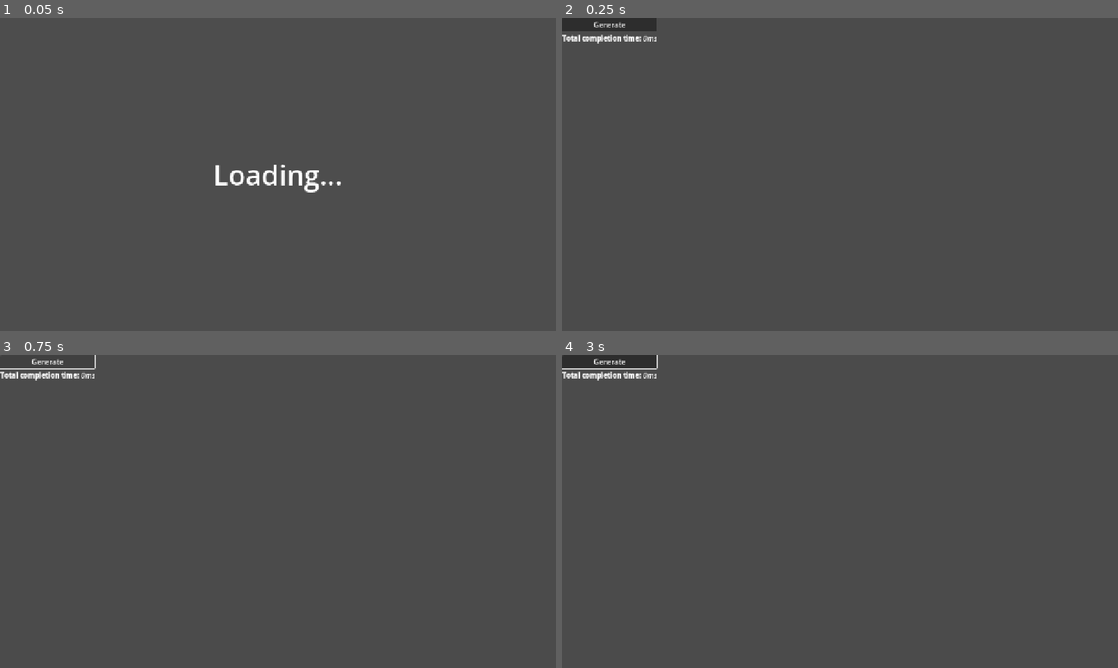
Above: before the commit, frames 1-4 (two rows, left to right).
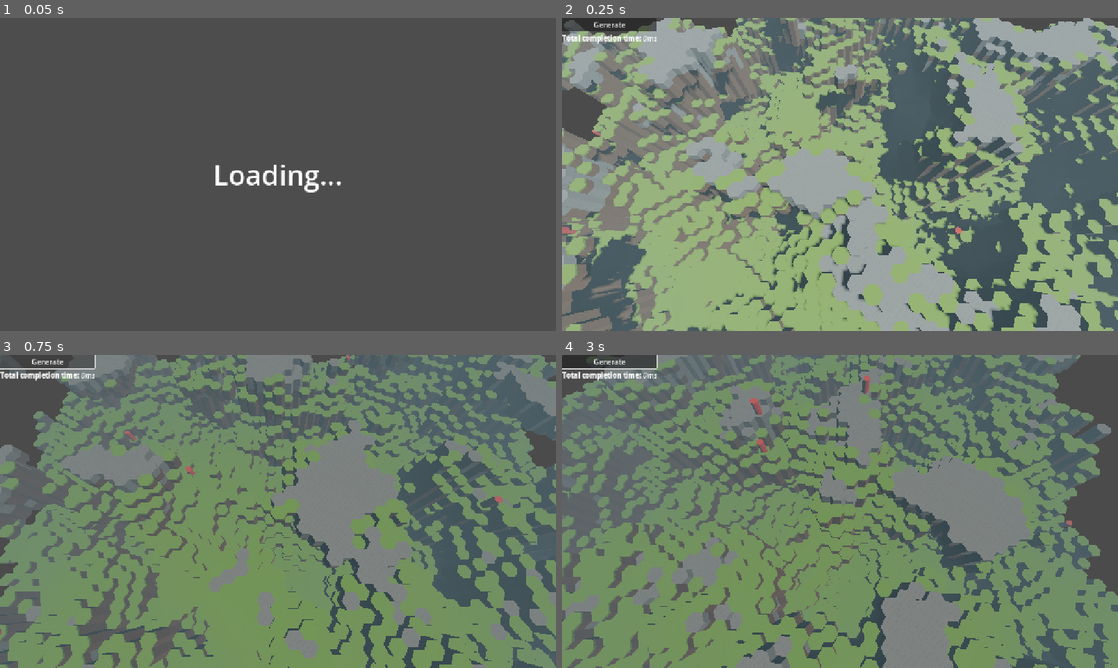
Above: after the commit, the same moments.

Repository: nornaro/VoxelsBeta
Game: Godot game, scene res://scenes/loading_scene.tscn
The game is run twice, just before and just after one commit, with the same random seed, the same clock (stepped at 60 frames per second) and the same inputs.
Inputs (mouse positions are in pixels of both pictures, inside the frame that each line leads up to):
- Up to frame 1 (0.05 s): no input
- Up to frame 2 (0.25 s): no input
- Up to frame 3 (0.75 s): click "Generate" at 0.5 s
- Up to frame 4 (3 s): tap Enter at 1.25 s; move the mouse to (962, 495) at 1.27 s; hold D (MoveRight) 1.28-2.03 s; click (962, 495) at 1.35 s; move the mouse to (728, 527) at 2.02 s; hold S (MoveBackwards) 2.03-2.78 s; right-click (728, 527) at 2.1 s; move the mouse to (895, 442) at 2.77 s; hold D (MoveRight) from 2.78 s (still down); hold Q (RotateCameraLeft) from 2.78 s (still down)

Frame 1 is identical in both runs. In frame 2, 82% of the frame differs, in the area x 0-100%, y 0-100%; in frame 3, 77%; in frame 4, 79%.
Error before the commit: Invalid access to property or key 'noise_caps' on a base object of type 'Resource (GenerationSettings)'. (res://scripts/WorldGen/Voxel/voxel_generator.gd:35)

Commit message:
process voxels function

Diff:
--- a/scripts/WorldGen/Voxel/voxel_generator.gd
+++ b/scripts/WorldGen/Voxel/voxel_generator.gd
@@ -21,6 +21,7 @@
 	Vector3(-0.5, 0.0, -0.866)  # Top-left
 	]
 
+
 func generate_chunk(_map : Array[Voxel], interval) -> Mesh:
 	map = _map
 	settings = WorldMap.world_settings
@@ -28,13 +29,12 @@
 	var indices = PackedInt32Array()
 	var uvs = PackedVector2Array()
 
-	determine_air_voxels()
-	var shape_passes = shape_geometry()
-	print("Correction passes: ", shape_passes.x, ". Total voxels removed: ", shape_passes.y)
-	interval["Shaping -- "] = Time.get_ticks_msec()
-	print("vg settings noise caps..", settings.noise_caps)
+	var process_vector = process_voxels()
+	print("Correction passes: ", process_vector.x, ". Total voxels removed: ", process_vector.y)
+	interval["Processing Voxels total -- "] = Time.get_ticks_msec()
+
 	for voxel in map:
-		determine_voxel_type(voxel)
+		assign_type(voxel)
 		var prism = build_hex_prism(voxel)
 		var v_offset = verts.size() # start at last indice to not overwrite old ones
 		verts.append_array(prism.verts)
@@ -64,20 +64,91 @@
 	return surface.commit()
 
 
-func determine_voxel_type(voxel: Voxel):
+func process_voxels() -> Vector2i:
+	# Prepare counters
+	var passes = 0
+	var total_removed = 0
+
+	for voxel in map: # do this once
+		normalize_voxel_noise(voxel)
+		assign_air_probability(voxel)
+		map_dict[voxel.grid_position_xyz] = voxel
+
+	while passes < 20:
+		var removed = 0
+		for i in range(map.size()):
+			var voxel = map[i]
+			if voxel.type != VoxelData.voxel_type.AIR:
+				if apply_shaping_rules(voxel):
+					removed += 1
+		if removed < 1:
+			break
+		total_removed += removed
+		passes += 1
+
+	return Vector2i(passes, total_removed)
+
+
+func normalize_voxel_noise(voxel: Voxel):
+	# Normalize noise to [0,1] based on min/max
+	var n = voxel.noise
+	var min_n = WorldMap.noise_range.x
+	var max_n = WorldMap.noise_range.y
+	var normalized = clamp((n - min_n) / (max_n - min_n), 0.0, 0.9999)
+	voxel.noise = normalized
+
+
+func assign_air_probability(voxel: Voxel) -> void:
+	var noise_contribution : float = voxel.noise
+	var y : float = voxel.grid_position_xyz.y
+	var normalized_height : float = clampf(y / settings.max_height, 0.0, 1.0)
+
+	var combined_probability : float = (1.0 - settings.noise_height_bias) * noise_contribution \
+									 + settings.noise_height_bias * normalized_height
+	voxel.air_probability = clampf(combined_probability, 0.0, 1.0)
+
+
+func apply_shaping_rules(prism) -> bool:
+	# Convert to air
+	if prism.air_probability > settings.ground_to_air_ratio and prism.grid_position_xyz.y > 0:
+		prism.type = VoxelData.voxel_type.AIR
+		return true
+
+	# Flatten buffer
+	if prism.buffer and settings.flat_buffer and prism.grid_position_xyz.y > 0:
+		prism.type = VoxelData.voxel_type.AIR
+		return true
+
+	# Remove overhang
+	if settings.remove_overhang:
+		var below = prism.grid_position_xyz
+		below.y -= 1
+		if below.y >= 1 and air_at_pos(below):
+			prism.type = VoxelData.voxel_type.AIR
+			return true
+
+	# Terrace shaping
+	if settings.terrace_steps >= 1:
+		var table = VoxelData.get_tile_neighbor_table(prism.grid_position_xz.x)
+		for dir in table:
+			var neighbor_pos = Vector3i(prism.grid_position_xyz.x + dir.x,
+										prism.grid_position_xyz.y - settings.terrace_steps,
+										prism.grid_position_xyz.z + dir.y)
+			if air_at_pos(neighbor_pos):
+				prism.type = VoxelData.voxel_type.AIR
+				return true
+
+	return false
+
+
+func assign_type(voxel: Voxel):
 	if voxel.type == VoxelData.voxel_type.AIR:
 		return
 
 	var tiles = VoxelData.tile_map.size()
 	var n = voxel.noise
 
-	# Normalize noise to [0,1] based on min/max
-	var min_n = settings.noise_caps.x
-	var max_n = settings.noise_caps.y
-	var norm = clamp((n - min_n) / (max_n - min_n), 0.0, 0.9999)
-	#print("n:", n, " min:", min_n, " max:", max_n, " norm:", norm)
-
-	var enum_index = int(floor(norm * float(tiles)))
+	var enum_index = int(floor(n * float(tiles)))
 	if enum_index == 0: # turn air into something else
 		enum_index = 3 # Stone, could also be randomized
 
@@ -96,92 +167,6 @@
 	voxel.type = enum_index as VoxelData.voxel_type
 
 
-func determine_air_voxels():
-	# Find min and max noise
-	var min_noise = 999999
-	var max_noise = -999999
-	for i in range(map.size()):
-		var voxel = map[i]
-		if voxel.noise < min_noise:
-			min_noise = voxel.noise
-		elif voxel.noise >= max_noise:
-			max_noise = voxel.noise
-
-	# calculate probabilities, take noise and height into account
-	for voxel in map:
-		var noise_contribution : float = (voxel.noise - min_noise) / (max_noise - min_noise)
-		var y : float = voxel.grid_position_xyz.y
-		var normalized_height : float = clampf(y / settings.max_height, 0.0, 1.0)
-		var combined_probability : float = (1.0 - settings.noise_height_bias) * noise_contribution + settings.noise_height_bias * normalized_height
-		voxel.air_probability = clampf(combined_probability, 0.0, 1.0)
-		map_dict[voxel.grid_position_xyz] = voxel
-
-
-func shape_geometry() -> Vector2i:
-	var passes = 0
-	var remove = 0
-	var total = 0
-	var bytes : PackedByteArray
-	bytes.resize(map.size())
-	bytes.fill(0) #0 is solid, 1 is air
-
-	while true:
-		# Adjust all solid voxels
-		for i in range(map.size()):
-			if bytes[i] == 1:
-				continue
-
-			#Convert to air
-			var prism = map[i]
-			if prism.air_probability > settings.ground_to_air_ratio and prism.grid_position_xyz.y > 0:
-				prism.type = VoxelData.voxel_type.AIR
-				remove += 1
-				bytes[i] = 1
-				continue
-
-			# Flatten buffer
-			if prism.buffer and settings.flat_buffer:
-				if prism.grid_position_xyz.y > 0:
-					prism.type = VoxelData.voxel_type.AIR
-					remove += 1
-					bytes[i] = 1
-					continue
-
-			# Ensure no overhang
-			var neighbor_pos : Vector3i = prism.grid_position_xyz
-			if settings.remove_overhang:
-				neighbor_pos.y -= 1
-				if neighbor_pos.y < 1:
-					continue
-				if air_at_pos(neighbor_pos):
-					prism.type = VoxelData.voxel_type.AIR
-					remove += 1
-					bytes[i] = 1
-					continue
-
-			# Ensure terrace
-			if settings.terrace_steps < 1:
-				continue
-			var table = VoxelData.get_tile_neighbor_table(prism.grid_position_xz.x)
-			for dir in table:
-				neighbor_pos = Vector3i(prism.grid_position_xyz.x + dir.x,
-										prism.grid_position_xyz.y - settings.terrace_steps,
-										prism.grid_position_xyz.z + dir.y)
-				if air_at_pos(neighbor_pos):
-					prism.type = VoxelData.voxel_type.AIR
-					remove += 1
-					bytes[i] = 1
-					break
-
-		if remove < 1 or passes > 50:
-			break
-		passes += 1
-		total += remove
-		remove = 0  # Reset remove counter for next pass
-
-	return Vector2i(passes, total)
-
-
 func draw_face_towards(neighbor_pos : Vector3i) -> bool:
 	var neighbor = map_dict.get(neighbor_pos)
 	if neighbor:
